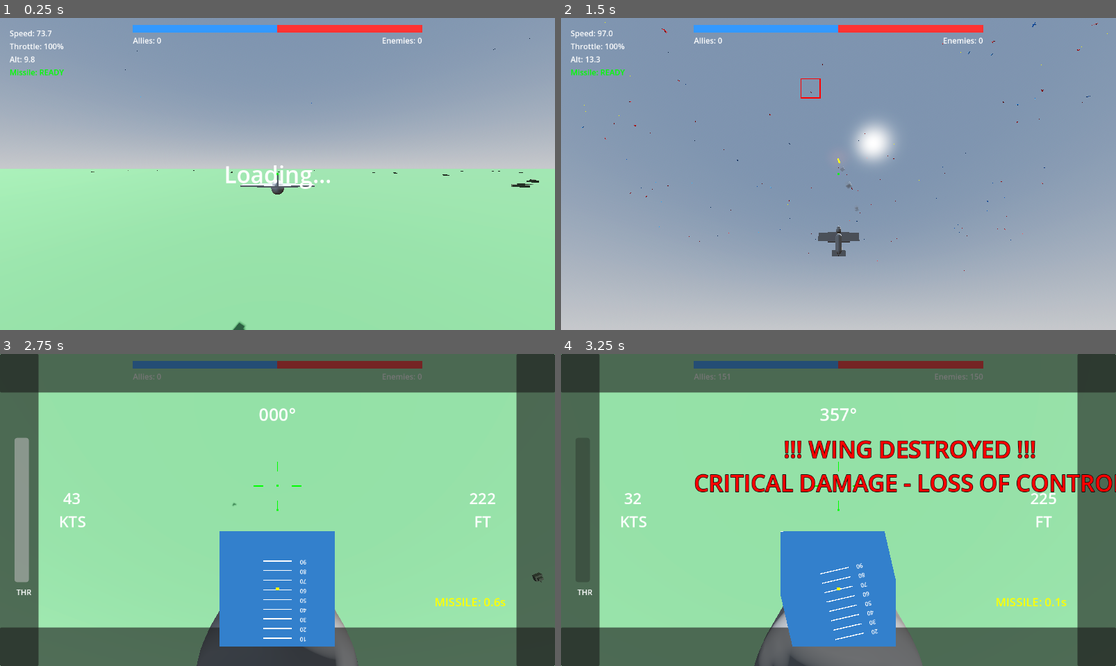
Above: before the commit, frames 1-4 (two rows, left to right).
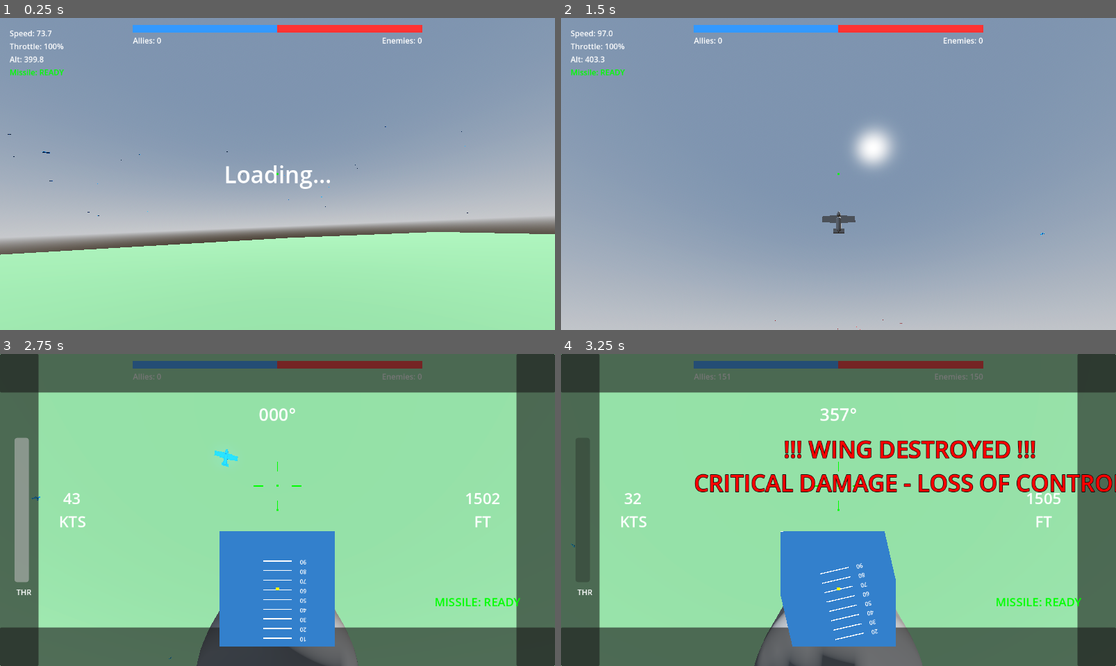
Above: after the commit, the same moments.

Repository: HDargo/flightDemo
Game: Godot game, scene res://Scenes/Levels/MainLevel.tscn
The game is run twice, just before and just after one commit, with the same random seed, the same clock (stepped at 60 frames per second) and the same inputs.
Inputs (mouse positions are in pixels of both pictures, inside the frame that each line leads up to):
- Up to frame 1 (0.25 s): no input
- Up to frame 2 (1.5 s): tap Enter at 0.5 s; move the mouse to (866, 174) at 0.52 s; hold Space (flight_fire_gun) 0.53-1.28 s; hold W (flight_pitch_up) from 0.53 s (still down); click (866, 174) at 0.67 s; move the mouse to (810, 174) at 1.27 s; tap F (flight_fire_missile) at 1.35 s
- Up to frame 3 (2.75 s): keep holding W (flight_pitch_up); move the mouse to (288, 503) at 2.02 s; tap V at 2.1 s
- Up to frame 4 (3.25 s): keep holding W (flight_pitch_up); move the mouse to (832, 516) at 2.77 s; tap T at 2.85 s; click (832, 516) at 2.92 s

The runs differ from the first frame. In frame 1, 36% of the frame differs, in the area x 0-100%, y 6-100%; in frame 2, 0.9%; in frame 3, 0.7%; in frame 4, 0.6%.

Commit message:
항공기 손상 시 시각적 효과 업데이트 및 스폰 로직 개선: 플레이어 시작 위치와 속도 설정, 적/아군 스폰 위치 조정

Diff:
--- a/Scripts/Flight/Aircraft.gd
+++ b/Scripts/Flight/Aircraft.gd
@@ -413,6 +413,9 @@
 		parts_health[part] = max(0, parts_health[part] - amount)
 		print("  → New health: %.1f" % parts_health[part])
 
+		# Update visual darkening
+		_update_part_visuals(part)
+
 		_performance_dirty = true
 
 		if parts_health[part] <= 0:
@@ -422,6 +425,37 @@
 		if DamageSystem.check_critical_damage(parts_health):
 			print("  → CRITICAL DAMAGE - Aircraft destroyed!")
 			die()
+
+func _update_part_visuals(part: String) -> void:
+	var node_name = DamageSystem.get_part_node_name(part)
+	if node_name == "" or not has_node(node_name):
+		return
+
+	var node = get_node(node_name)
+	if not node is MeshInstance3D and not node is CSGPrimitive3D:
+		return
+
+	var health_ratio = parts_health[part] / max_part_healths[part]
+	# Darken the part: 1.0 health = white (original), 0.0 health = black/very dark
+	# We use a color multiplier or direct albedo color.
+	var color_val = 0.2 + (health_ratio * 0.8) # Don't go completely pitch black
+	var damage_color = Color(color_val, color_val, color_val)
+
+	# Get material and make unique if not already
+	var mat = node.get_active_material(0)
+	if mat:
+		# Important: Check if it's already a unique copy (we can tag it or just duplicate once)
+		# For simplicity, we duplicate it if it's the first time this part is hit
+		if not mat.resource_local_to_scene:
+			mat = mat.duplicate()
+			node.set_surface_override_material(0, mat)
+
+		if mat is StandardMaterial3D:
+			mat.albedo_color = damage_color
+		elif mat is ShaderMaterial:
+			# If using a shader, we assume it has an albedo or tint parameter
+			mat.set_shader_parameter("albedo", damage_color)
+			mat.set_shader_parameter("tint", damage_color)
 
 func break_part(part: String) -> void:
 	var explosion_scene = preload("res://Scenes/Effects/Explosion.tscn")
--- a/Scripts/Flight/CameraRig.gd
+++ b/Scripts/Flight/CameraRig.gd
@@ -4,7 +4,7 @@
 
 @export var target_path: NodePath
 @export var smooth_speed: float = 5.0
-@export var chase_offset: Vector3 = Vector3(0, 2, 6)
+@export var chase_offset: Vector3 = Vector3(0, 3.5, 12.0)
 @export var cockpit_offset: Vector3 = Vector3(0, 0.8, -0.5)
 
 # Speed FX
--- a/Scripts/Levels/MainLevel.gd
+++ b/Scripts/Levels/MainLevel.gd
@@ -53,6 +53,14 @@
 
 	if aircraft and hud:
 		hud.set_aircraft(aircraft)
+		# Position player in the South (Ally side) facing North
+		aircraft.global_position = Vector3(0, 400, spawn_radius + 200.0)
+		aircraft.rotation_degrees = Vector3.ZERO
+		# Ensure player starts with some speed
+		if "current_speed" in aircraft:
+			aircraft.current_speed = aircraft.max_speed * 0.8
+		if "throttle" in aircraft:
+			aircraft.throttle = 0.8
 
 	# Choose spawn method based on use_mass_system
 	if use_mass_system:
@@ -85,13 +93,15 @@
 
 	FlightManager.instance.use_mass_system = true
 
-	# Spawn allies in formation
-	var ally_center = Vector3(-spawn_radius * 0.5, 400, 200)
-	FlightManager.instance.spawn_formation(ally_center, GlobalEnums.Team.ALLY, mass_ally_count, 50.0)
-
-	# Spawn enemies in formation
-	var enemy_center = Vector3(spawn_radius * 0.5, 450, -500)
-	FlightManager.instance.spawn_formation(enemy_center, GlobalEnums.Team.ENEMY, mass_enemy_count, 50.0)
+	# Spawn allies in formation (South Side, Facing North)
+	# Z > 0 is South. Facing North means facing -Z (Rotation 0).
+	var ally_center = Vector3(0, 400, spawn_radius)
+	FlightManager.instance.spawn_formation(ally_center, GlobalEnums.Team.ALLY, mass_ally_count, 50.0, Vector3.ZERO)
+
+	# Spawn enemies in formation (North Side, Facing South)
+	# Z < 0 is North. Facing South means facing +Z (Rotation PI).
+	var enemy_center = Vector3(0, 400, -spawn_radius)
+	FlightManager.instance.spawn_formation(enemy_center, GlobalEnums.Team.ENEMY, mass_enemy_count, 50.0, Vector3(0, PI, 0))
 
 	max_allies_count = mass_ally_count
 	max_enemies_count = mass_enemy_count
@@ -102,21 +112,21 @@
 	if not ground_system:
 		return
 
-	# Spawn ally ground vehicles
+	# Spawn ally ground vehicles (South Side: Z > 0)
 	for i in range(ally_ground_count):
 		var random_pos = Vector3(
 			randf_range(-ground_spawn_radius, ground_spawn_radius),
 			0,
-			randf_range(-ground_spawn_radius, 0)
+			randf_range(0, ground_spawn_radius) # Positive Z
 		)
 		var idx = ground_system.spawn_vehicle(random_pos, GlobalEnums.Team.ALLY, 0)
 
-	# Spawn enemy ground vehicles
+	# Spawn enemy ground vehicles (North Side: Z < 0)
 	for i in range(enemy_ground_count):
 		var random_pos = Vector3(
 			randf_range(-ground_spawn_radius, ground_spawn_radius),
 			0,
-			randf_range(0, ground_spawn_radius)
+			randf_range(-ground_spawn_radius, 0) # Negative Z
 		)
 		var idx = ground_system.spawn_vehicle(random_pos, GlobalEnums.Team.ENEMY, 0)
 
@@ -188,26 +198,27 @@
 	if not scene: return
 
 	for i in range(count):
-		# Random position around center or player
-		var random_pos = Vector3(
-			randf_range(-spawn_radius, spawn_radius),
-			randf_range(300, 600), # Higher start
-			randf_range(-spawn_radius, spawn_radius)
-		)
-
-		# Offset enemies further away
-		if team == GlobalEnums.Team.ENEMY:
-			random_pos.z -= 400 # Start in front
+		var pos_x = randf_range(-spawn_radius, spawn_radius)
+		var pos_y = randf_range(300, 600)
+		var pos_z = 0.0
+		var rot_y = 0.0
+
+		if team == GlobalEnums.Team.ALLY:
+			# Allies: South side (Positive Z), facing North (0)
+			pos_z = randf_range(spawn_radius, spawn_radius + 1000.0)
+			rot_y = randf_range(-10.0, 10.0)
 		else:
-			random_pos.z += 50 # Start behind/near player
-
-		var rotation_y = randf_range(0, 360)
+			# Enemies: North side (Negative Z), facing South (180)
+			pos_z = randf_range(-spawn_radius - 1000.0, -spawn_radius)
+			rot_y = randf_range(170.0, 190.0)
+
+		var spawn_pos = Vector3(pos_x, pos_y, pos_z)
 
 		_spawn_queue.append({
 			"scene": scene,
 			"team": team,
-			"position": random_pos,
-			"rotation": rotation_y
+			"position": spawn_pos,
+			"rotation": rot_y
 		})
 
 func instantiate_aircraft(scene: PackedScene, _team: int, pos: Vector3, rot_y: float) -> void:
Not shown, added: Documentation/SPAWN_LOGIC_UPDATE.md
